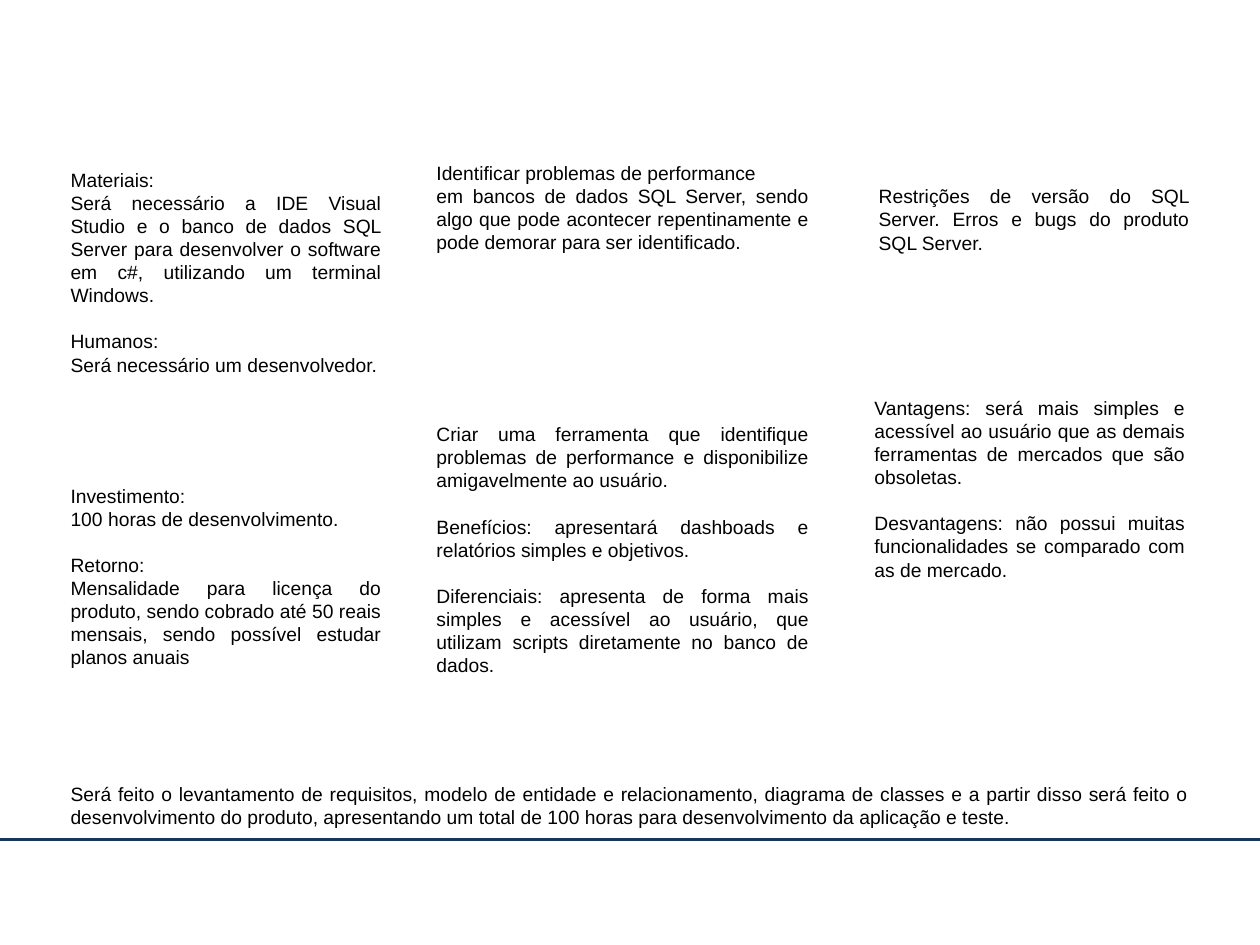
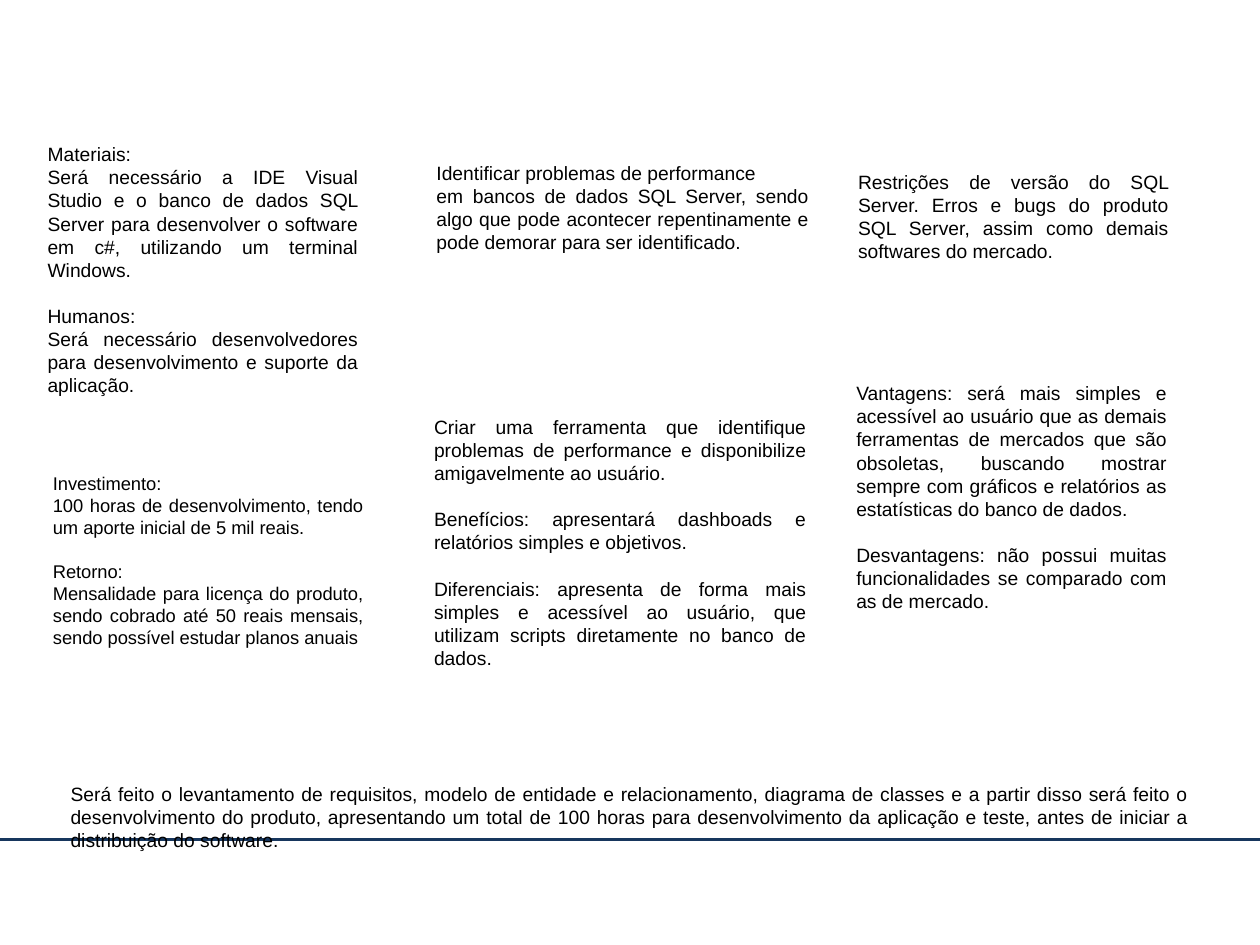
Before and after one commit to adrianhideki/sindex, a slide deck: slide 2 of docs/Apresentação Padrão.pptx. Drawn at 1260x945 pixels with LibreOffice and Linux fonts; fonts in the diff are those of the drawing; background and template pictures are left out. Boxes give left, top, right and bottom in pixels: in the first picture for what was removed or moved away, otherwise in the second. Text is boxed around its words. In the diff, an @@ line names an element or a change of style, - is before the commit and + after.

```diff
--- a/docs/Apresentação Padrão.pptx
+++ b/docs/Apresentação Padrão.pptx
@@ text "Materiais:": place and size @@
-text "Materiais:" at box(71, 173, 382, 373)
+text "Materiais:" at box(48, 147, 359, 396)
@@ text at box(858, 175, 1169, 259): text changed @@
-Restrições de versão do SQL Server. Erros e bugs do produto SQL Server.
+Restrições de versão do SQL Server. Erros e bugs do produto SQL Server, assim como demais softwares do mercado.
@@ text at box(48, 331, 358, 396): text changed @@
-Será necessário um desenvolvedor.
+Será necessário desenvolvedores para desenvolvimento e suporte da aplicação.
@@ text "Vantagens: será mais simples e ...": place and size @@
-text "Vantagens: será mais simples e ..." at box(874, 400, 1185, 578)
+text "Vantagens: será mais simples e ..." at box(856, 385, 1167, 609)
@@ text at box(856, 385, 1167, 517): text changed @@
-Vantagens: será mais simples e acessível ao usuário que as demais ferramentas de mercados que são obsoletas.
+Vantagens: será mais simples e acessível ao usuário que as demais ferramentas de mercados que são obsoletas, buscando mostrar sempre com gráficos e relatórios as estatísticas do banco de dados.
@@ text "Criar uma ferramenta que identifique ...": place and size @@
-text "Criar uma ferramenta que identifique ..." at box(436, 427, 809, 673)
+text "Criar uma ferramenta que identifique ..." at box(434, 420, 806, 666)
@@ text "Investimento:": place and size @@
-text "Investimento:" at box(71, 489, 381, 668)
+text "Investimento:" at box(53, 476, 363, 648)
@@ text at box(53, 476, 363, 648): size 11 to 10.5 pt in "Investimento:", "Retorno:", "Mensalidade para licença do produto, sendo cobrado ..." @@
@@ text at box(53, 498, 363, 538): text changed; size 11 to 10.5 pt @@
-100 horas de desenvolvimento.
+100 horas de desenvolvimento, tendo um aporte inicial de 5 mil reais.
@@ text at box(71, 786, 1188, 851): text changed @@
-Será feito o levantamento de requisitos, modelo de entidade e relacionamento, diagrama de classes e a partir disso será feito o desenvolvimento do produto, apresentando um total de 100 horas para desenvolvimento da aplicação e teste.
+Será feito o levantamento de requisitos, modelo de entidade e relacionamento, diagrama de classes e a partir disso será feito o desenvolvimento do produto, apresentando um total de 100 horas para desenvolvimento da aplicação e teste, antes de iniciar a distribuição do software.
```
Also in this commit, not shown: 1 slide added.
